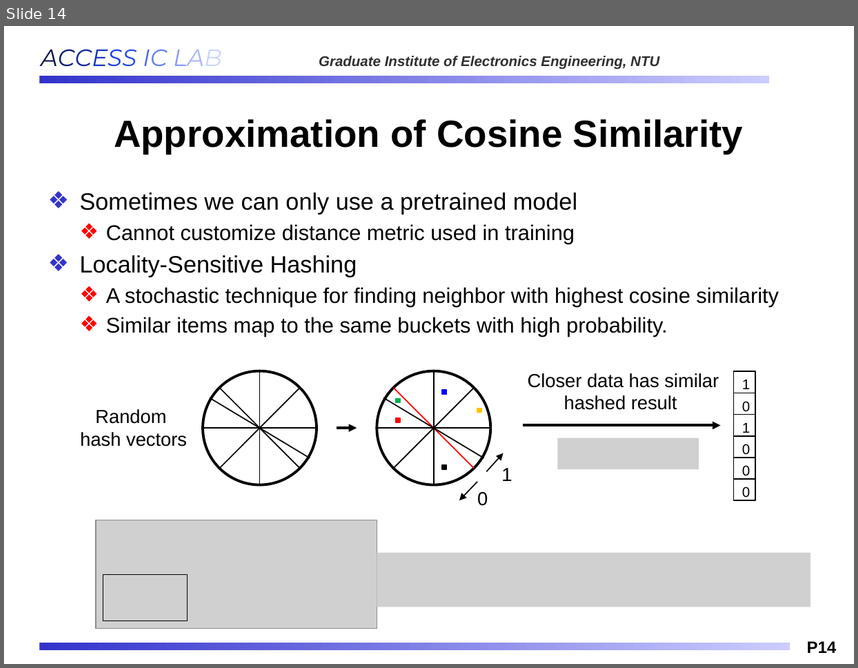
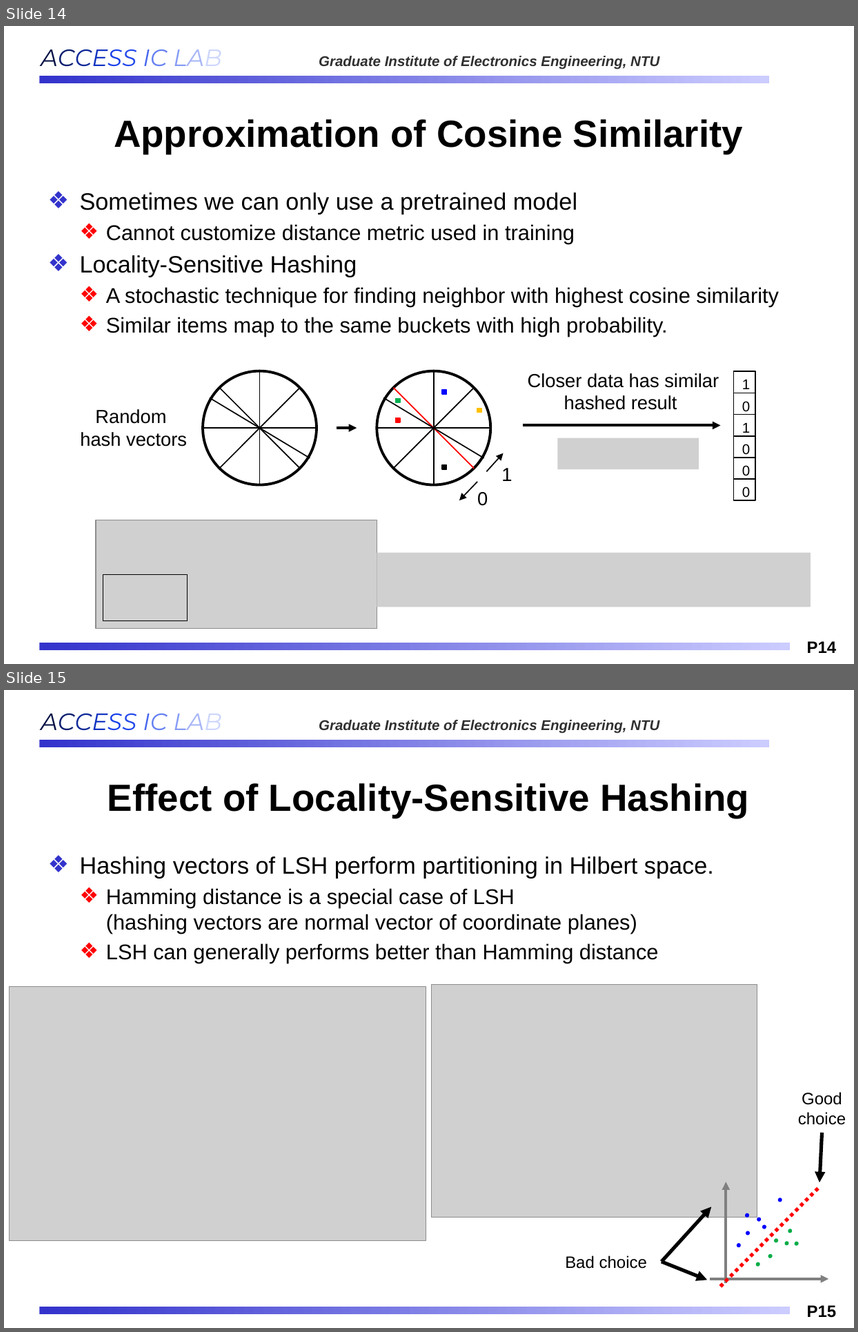
Before and after one commit to Oniontow/AndyWu_Project, a slide deck: b11901027_王仁軒.pptx. Shown one above the other, each under a label of ours: slide 14 before the commit, slides 14 and 15 after it. The pictures are 858x668 and 858x1332 pixels, drawn with LibreOffice and Linux fonts; fonts in the diff are those of the drawing; grey boxes stand for pictures; background and template pictures are left out. Boxes give left, top, right and bottom in pixels: in the first picture for what was removed or moved away, otherwise in the second. Text is boxed around its words. In the diff, an @@ line names an element or a change of style, - is before the commit and + after.

```diff
--- a/b11901027_王仁軒.pptx
+++ b/b11901027_王仁軒.pptx
@@ slide 15 added at box(4, 690, 854, 1328), background #FFFFFF; not listed: 4 template elements that a slide beside it also shows @@
@@ title added at box(107, 783, 749, 818), 32 pt, text #000000, bold @@
+Effect of Locality-Sensitive Hashing
@@ text added at box(80, 856, 714, 963), 18 pt, text #000000 @@
+❖ Hashing vectors of LSH perform partitioning in Hilbert space.
+  ❖ Hamming distance is a special case of LSH
+    (hashing vectors are normal vector of coordinate planes)
+  ❖ LSH can generally performs better than Hamming distance
@@ picture added at box(9, 987, 426, 1240) @@
@@ picture added at box(432, 984, 757, 1217) @@
@@ text added at box(798, 1092, 846, 1125), 14 pt, text #000000 @@
+Good choice
@@ arrow added from (822, 1132) to (819, 1182), #000000 3 pt @@
@@ group added at box(711, 1181, 829, 1286): 12 ellipses, 2 arrows, 1 line @@
@@ arrow added from (662, 1261) to (711, 1207), #000000 3 pt @@
@@ text added at box(565, 1255, 647, 1268), 14 pt, text #000000 @@
+Bad choice
@@ arrow added from (662, 1261) to (707, 1279), #000000 3 pt @@
```
Also in this commit, not shown: 3 slides changed, 1 other slide added, 1 slide removed, 2 other files.
